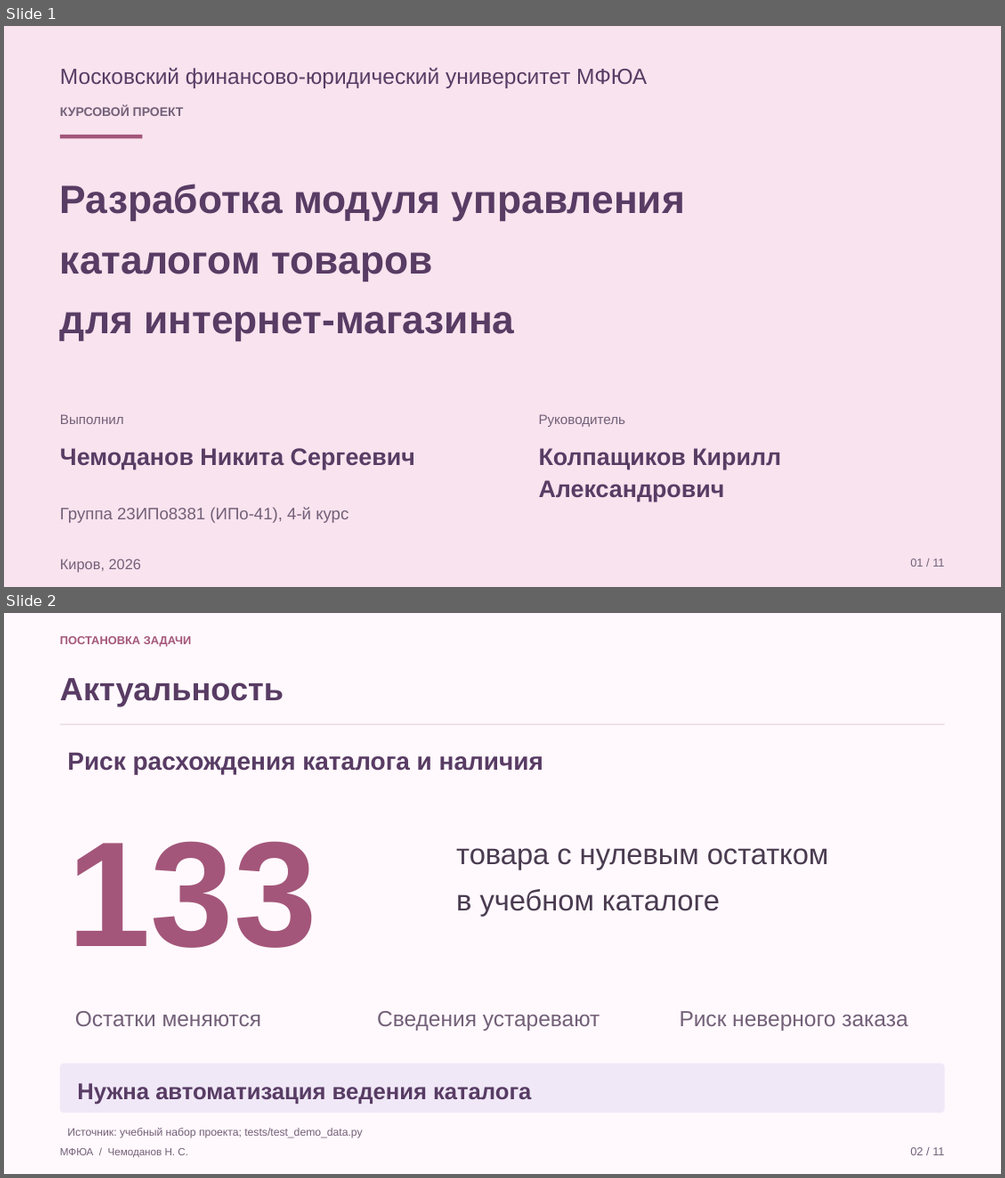
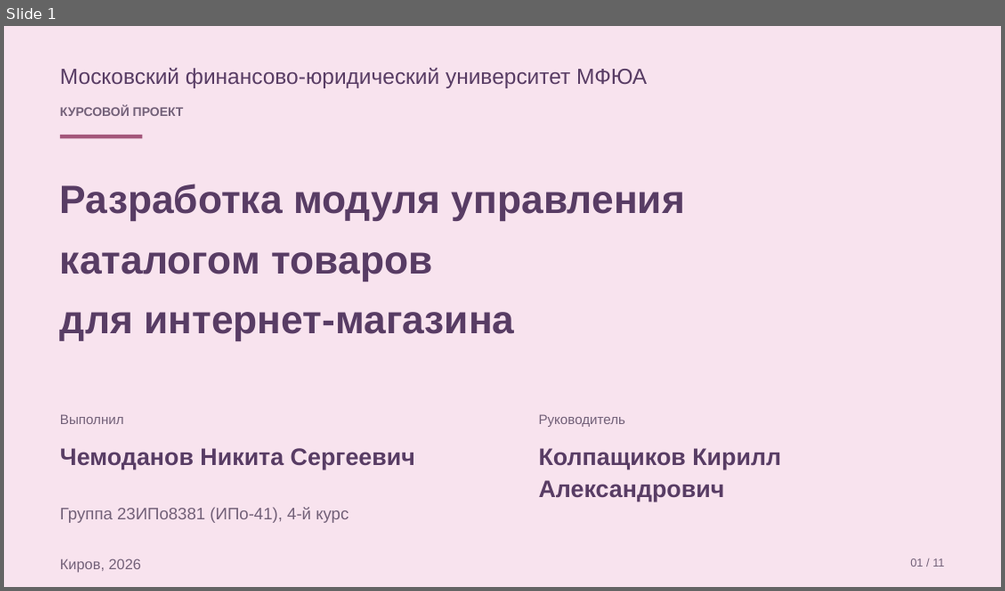
Before and after one commit to Koryza/kyyyyyrsach, a slide deck: docs/defense/catalog_defense.pptx. Shown one above the other, each under a label of ours: slides 1 and 2 before the commit, slide 1 after it. The pictures are 1005x1178 and 1005x591 pixels, drawn with LibreOffice and Linux fonts; fonts in the diff are those of the drawing. Boxes give left, top, right and bottom in pixels: in the first picture for what was removed or moved away, otherwise in the second. Text is boxed around its words. In the diff, an @@ line names an element or a change of style, - is before the commit and + after.

```diff
--- a/docs/defense/catalog_defense.pptx
+++ b/docs/defense/catalog_defense.pptx
@@ slide 2 removed at box(4, 613, 1001, 1174), background #FFF8FC @@
@@ text removed at box(60, 636, 192, 647) @@
-ПОСТАНОВКА ЗАДАЧИ
@@ text removed at box(60, 678, 283, 706) @@
-Актуальность
@@ rectangle removed at box(60, 723, 945, 725) @@
@@ text removed at box(67, 752, 543, 774) @@
-Риск расхождения каталога и наличия
@@ text removed at box(67, 841, 316, 948) @@
-133
@@ text removed at box(456, 848, 829, 916) @@
-товара с нулевым остатком
-в учебном каталоге
@@ text removed at box(75, 1011, 262, 1026) @@
-Остатки меняются
@@ text removed at box(377, 1011, 600, 1030) @@
-Сведения устаревают
@@ text removed at box(680, 1011, 907, 1030) @@
-Риск неверного заказа
@@ rounded rectangle removed at box(60, 1063, 945, 1112) @@
@@ text removed at box(77, 1083, 531, 1104) @@
-Нужна автоматизация ведения каталога
@@ text removed at box(67, 1127, 362, 1138) @@
-Источник: учебный набор проекта; tests/test_demo_data.py
@@ text removed at box(60, 1148, 188, 1158) @@
-МФЮА / Чемоданов Н. С.
@@ text removed at box(910, 1147, 944, 1155) @@
-02 / 11
```
Also in this commit, not shown: 1 slide added, 12 other files.
